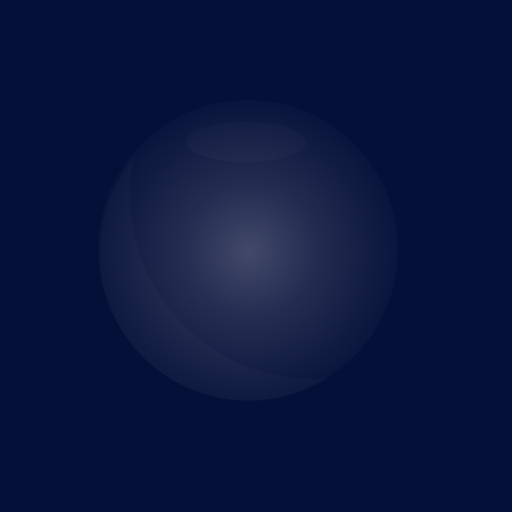
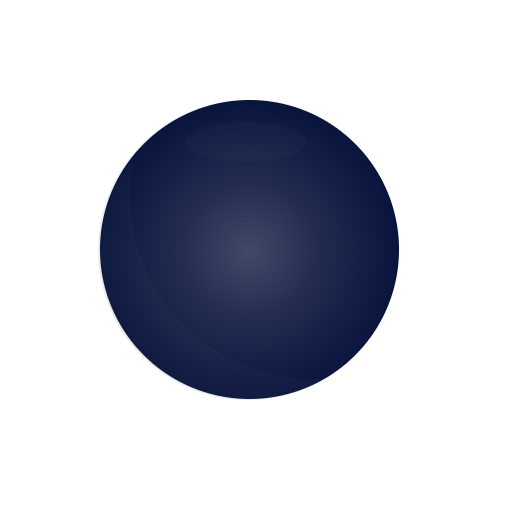
Two versions of the same layered image (512×512). Layer-by-layer changes:
added layer "Fond" above "Arrière-plan" over (100, 100, 399, 399)
hid "Arrière-plan" over (0, 0, 512, 512)
